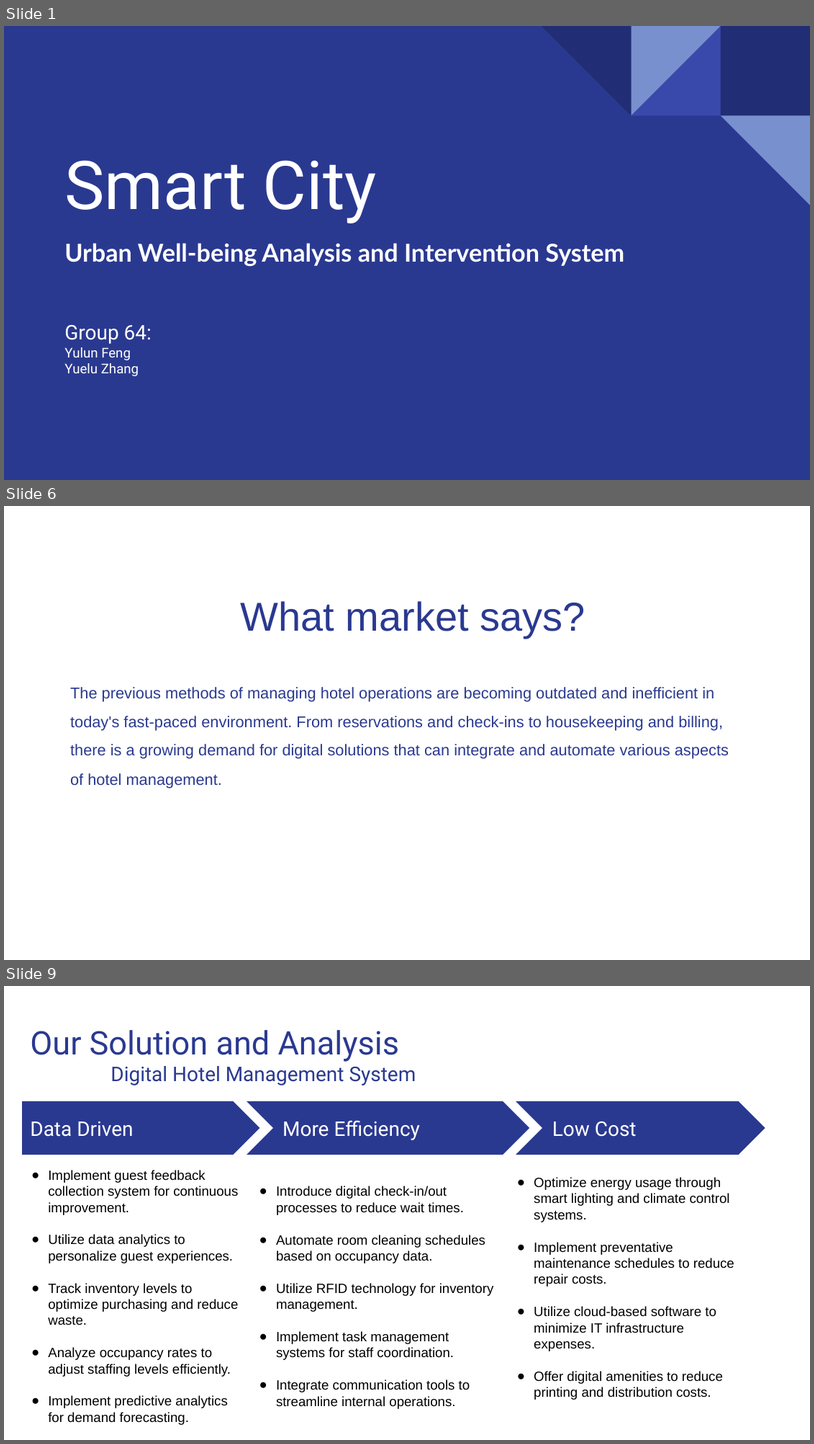
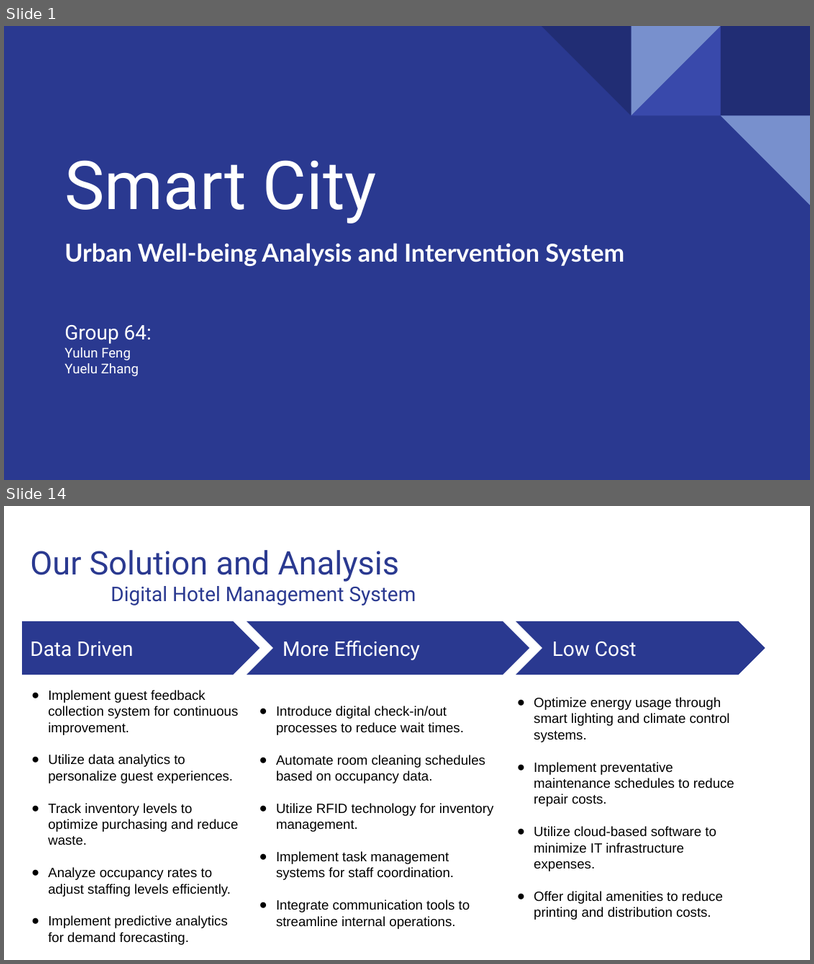
Before and after one commit to yfeng445/NEU, a slide deck: 1/INFO 5100/Asmts/Group Assignment 1/Deliverables/Presentation.pptx. Shown one above the other, each under a label of ours: slides 1, 6 and 9 before the commit, slides 1 and 14 after it; the slides between them are not shown. The pictures are 814x1444 and 814x964 pixels, drawn with LibreOffice and Linux fonts; fonts in the diff are those of the drawing; background and template pictures are left out. Boxes give left, top, right and bottom in pixels: in the first picture for what was removed or moved away, otherwise in the second. Text is boxed around its words. In the diff, an @@ line names an element or a change of style, - is before the commit and + after.

```diff
--- a/1/INFO 5100/Asmts/Group Assignment 1/Deliverables/Presentation.pptx
+++ b/1/INFO 5100/Asmts/Group Assignment 1/Deliverables/Presentation.pptx
@@ slide 6 removed at [4, 506, 810, 960], background #FFFFFF @@
@@ title removed at [241, 601, 585, 638] @@
-What market says?
@@ text removed at [70, 687, 729, 788] @@
-The previous methods of managing hotel operations are becoming outdated and inefficient in today's fast-paced environment. From reservations and check-ins to housekeeping and billing, there is a growing demand for digital solutions that can integrate and automate various aspects of hotel management.
@@ what was slide 9 is now slide 14 @@
```
Also in this commit, not shown: 3 slides changed, 8 slides added, 3 other slides removed, 1 other file.
